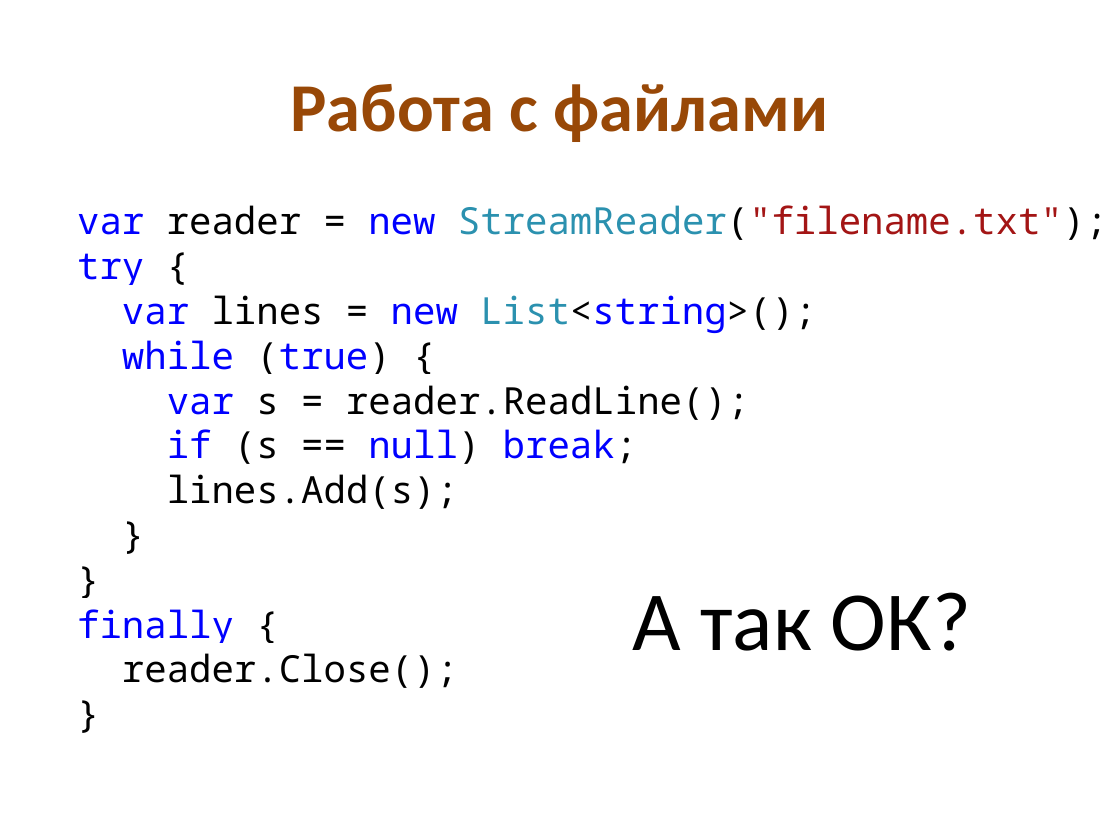
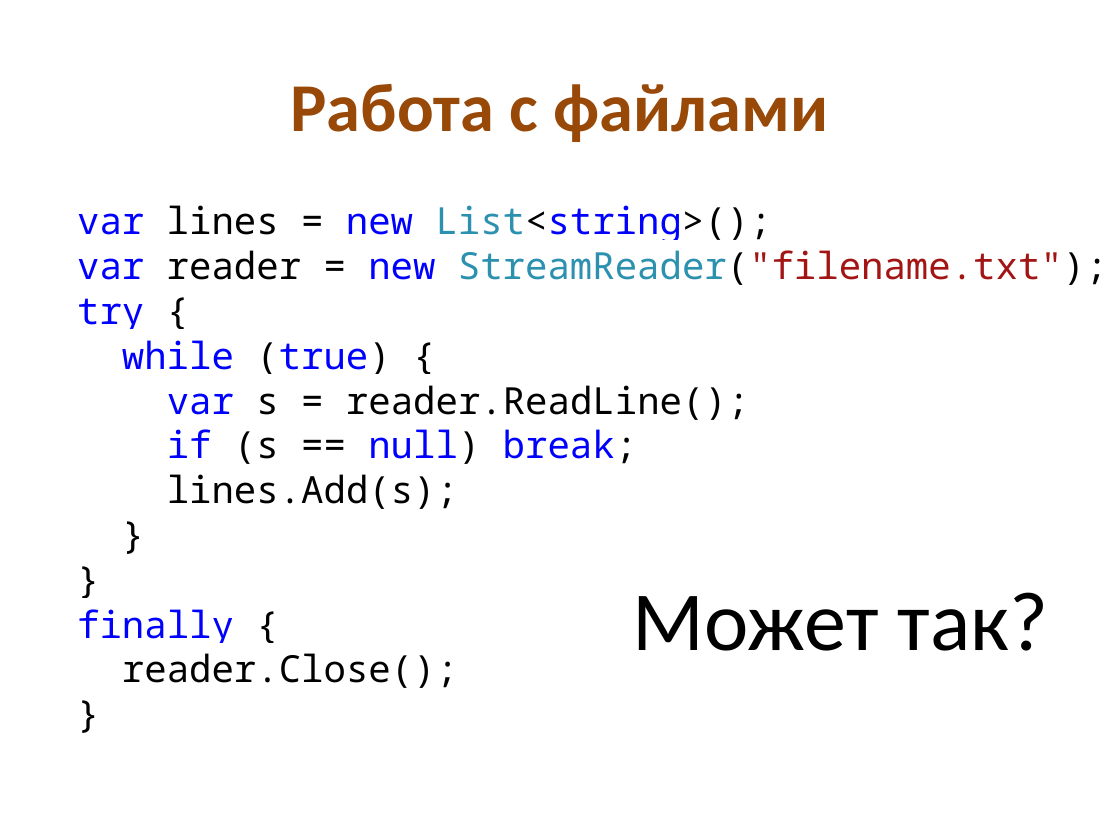
Before and after one commit to kontur-edu/intern-2014, a slide deck: slide 44 of 01-CleanCode/CleanCode.pptx. Drawn at 1120x840 pixels with LibreOffice and Linux fonts; fonts in the diff are those of the drawing. Boxes give left, top, right and bottom in pixels: in the first picture for what was removed or moved away, otherwise in the second. Text is boxed around its words. In the diff, an @@ line names an element or a change of style, - is before the commit and + after.

```diff
--- a/01-CleanCode/CleanCode.pptx
+++ b/01-CleanCode/CleanCode.pptx
@@ text at box(77, 205, 772, 240): paragraph added @@
+var lines = new List<string>();
@@ text at box(122, 295, 816, 333): paragraph removed @@
-var lines = new List<string>();
@@ text at box(633, 592, 1049, 651): text changed @@
-А так ОК?
+Может так?
```
Also in this commit, not shown: 6 other slides changed, 3 other files.
